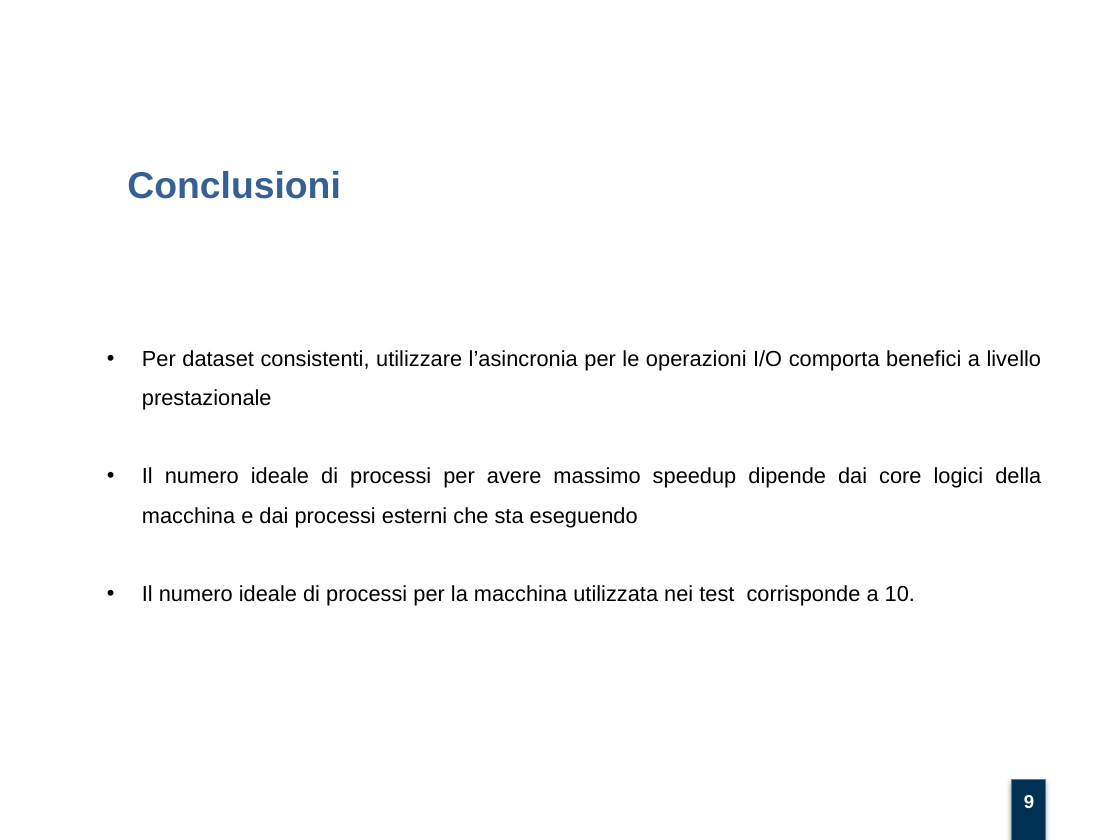
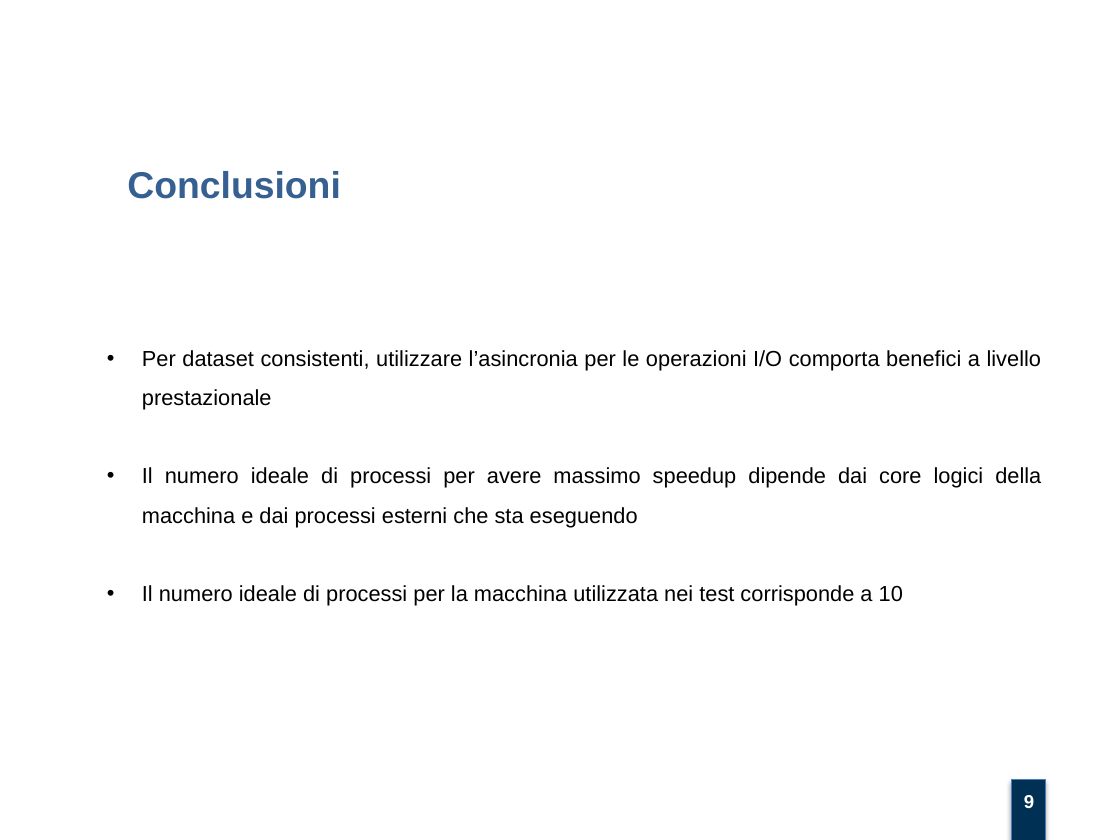
Before and after one commit to jacopos97/JPEG-image-reader, a slide deck: slide 9 of documentation/JPEG_image_reader_presentazione.pptx. Drawn at 1120x840 pixels with LibreOffice and Linux fonts; fonts in the diff are those of the drawing; background and template pictures are left out. Boxes give left, top, right and bottom in pixels: in the first picture for what was removed or moved away, otherwise in the second. Text is boxed around its words. In the diff, an @@ line names an element or a change of style, - is before the commit and + after.

```diff
--- a/documentation/JPEG_image_reader_presentazione.pptx
+++ b/documentation/JPEG_image_reader_presentazione.pptx
@@ text at bbox=[142, 585, 903, 606]: text changed @@
-• Il numero ideale di processi per la macchina utilizzata nei test corrisponde a 10.
+• Il numero ideale di processi per la macchina utilizzata nei test corrisponde a 10
```
Also in this commit, not shown: 3 other slides changed, 1 other file.
